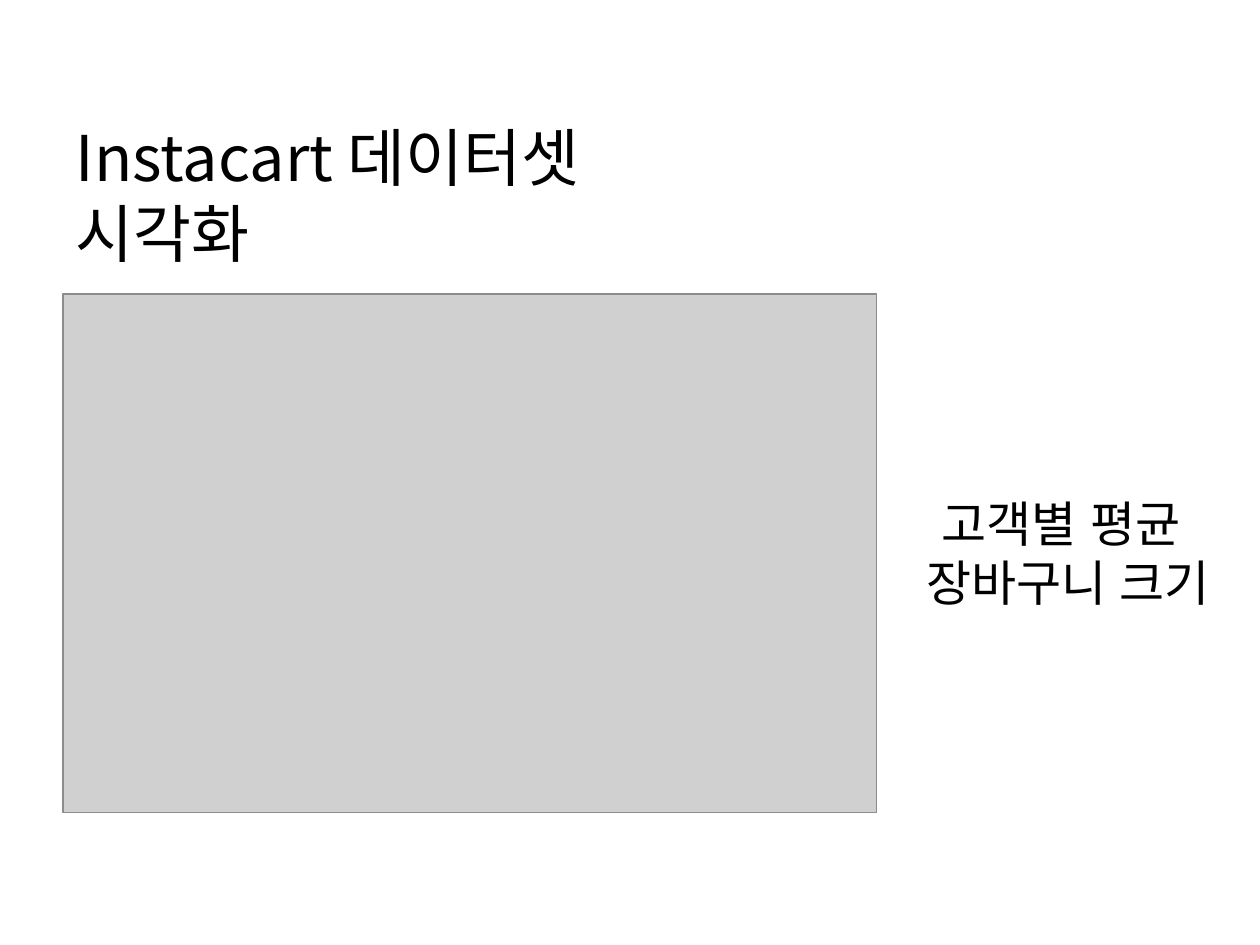
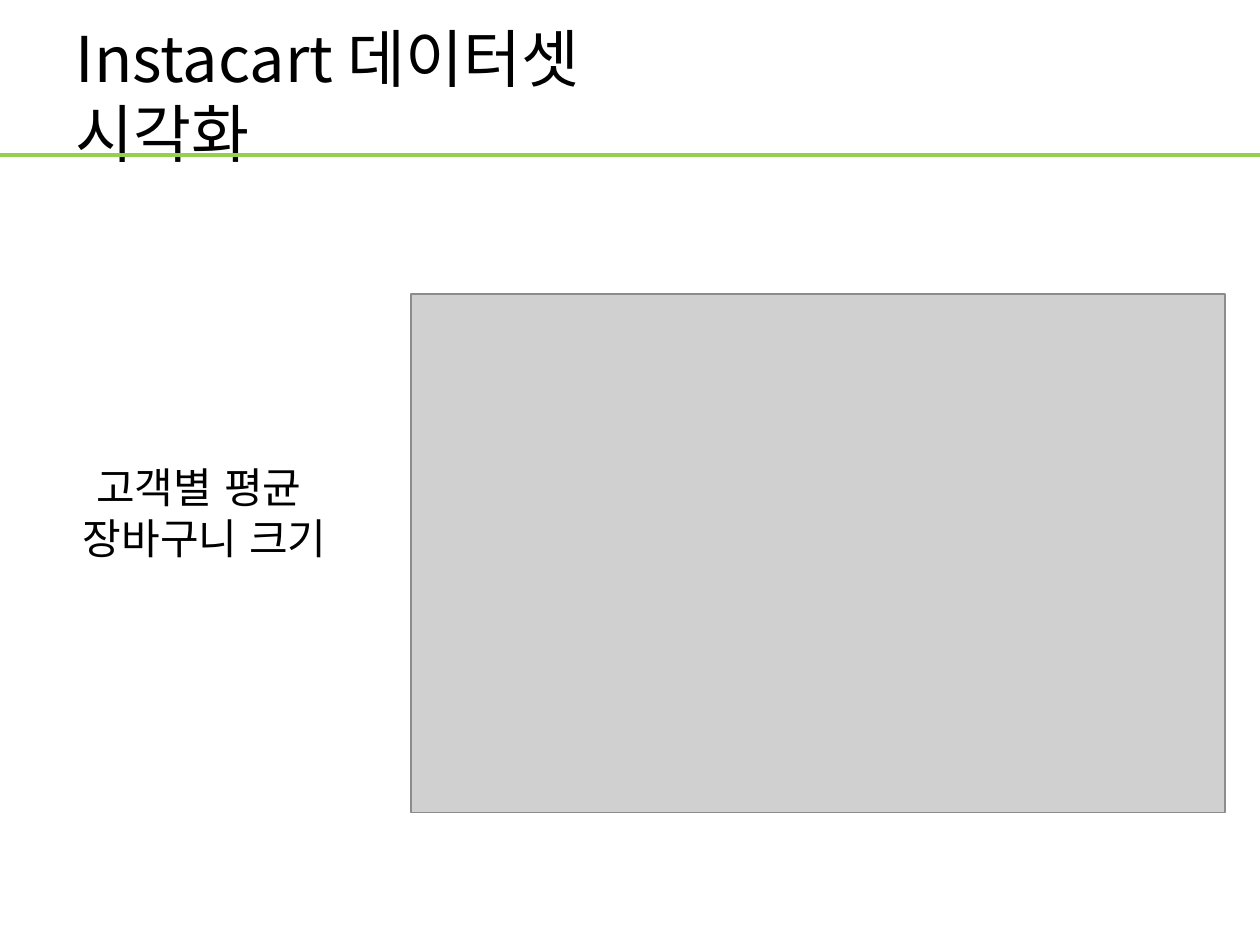
Before and after one commit to WasVelinn/1stPerSonalProjecT, a slide deck: slide 15 of 프레젠테이션1.pptx. Drawn at 1260x945 pixels with LibreOffice and Linux fonts; fonts in the diff are those of the drawing; grey boxes stand for pictures. Boxes give left, top, right and bottom in pixels: in the first picture for what was removed or moved away, otherwise in the second. Text is boxed around its words. In the diff, an @@ line names an element or a change of style, - is before the commit and + after.

```diff
--- a/프레젠테이션1.pptx
+++ b/프레젠테이션1.pptx
@@ title "Instacart 데이터셋 시각화": place and size @@
-title "Instacart 데이터셋 시각화" at (76, 129, 579, 262)
+title "Instacart 데이터셋 시각화" at (76, 30, 579, 162)
@@ line added from (0, 155) to (1260, 155), #92D050 2.25 pt @@
@@ picture: place and size @@
-picture at (63, 294, 877, 813)
+picture at (411, 294, 1225, 813)
@@ text "고객별 평균": place and size @@
-text "고객별 평균" at (926, 501, 1210, 605)
+text "고객별 평균" at (83, 468, 326, 558)
@@ text "고객별 평균" at (83, 468, 326, 558): size 28 to 24 pt @@
```
Also in this commit, not shown: 39 other slides changed, 2 slides added, 2 slides removed, 18 other files.
